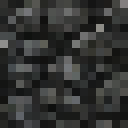
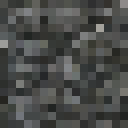
Before/after of a 128x128 layered artwork. What changed in the layer stack:
removed layer "diorite darken copy" from group "diorite group" over [0, 0, 128, 128]
added group "originals" with 5 layers over [0, 0, 128, 128]
